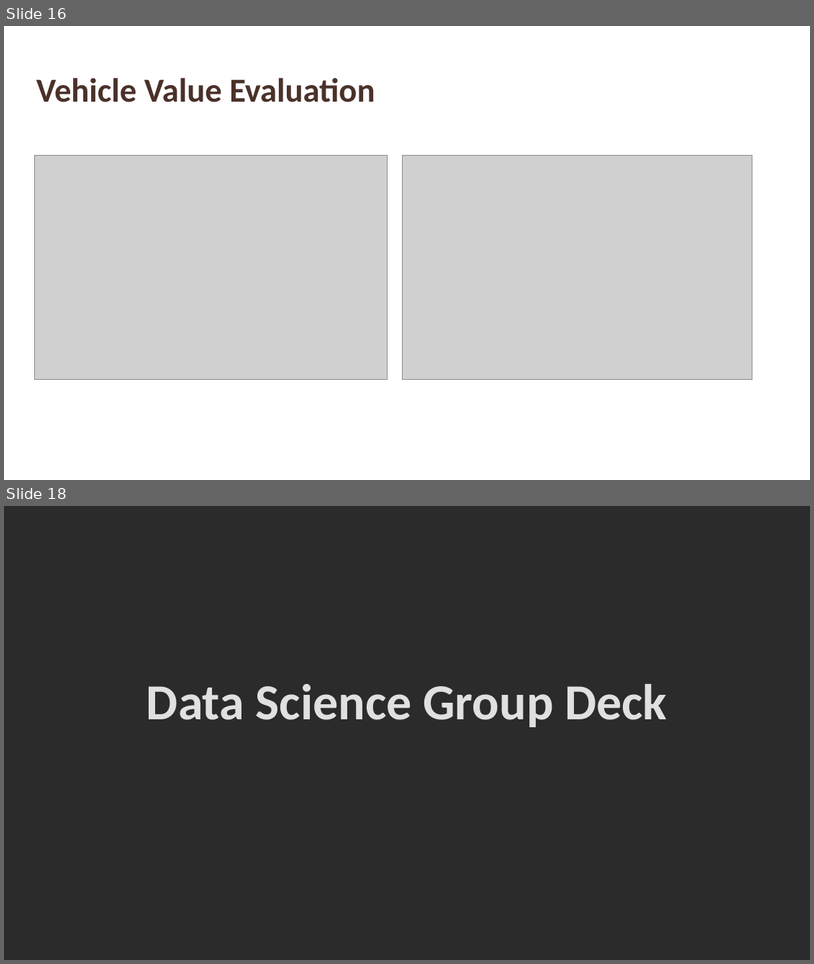
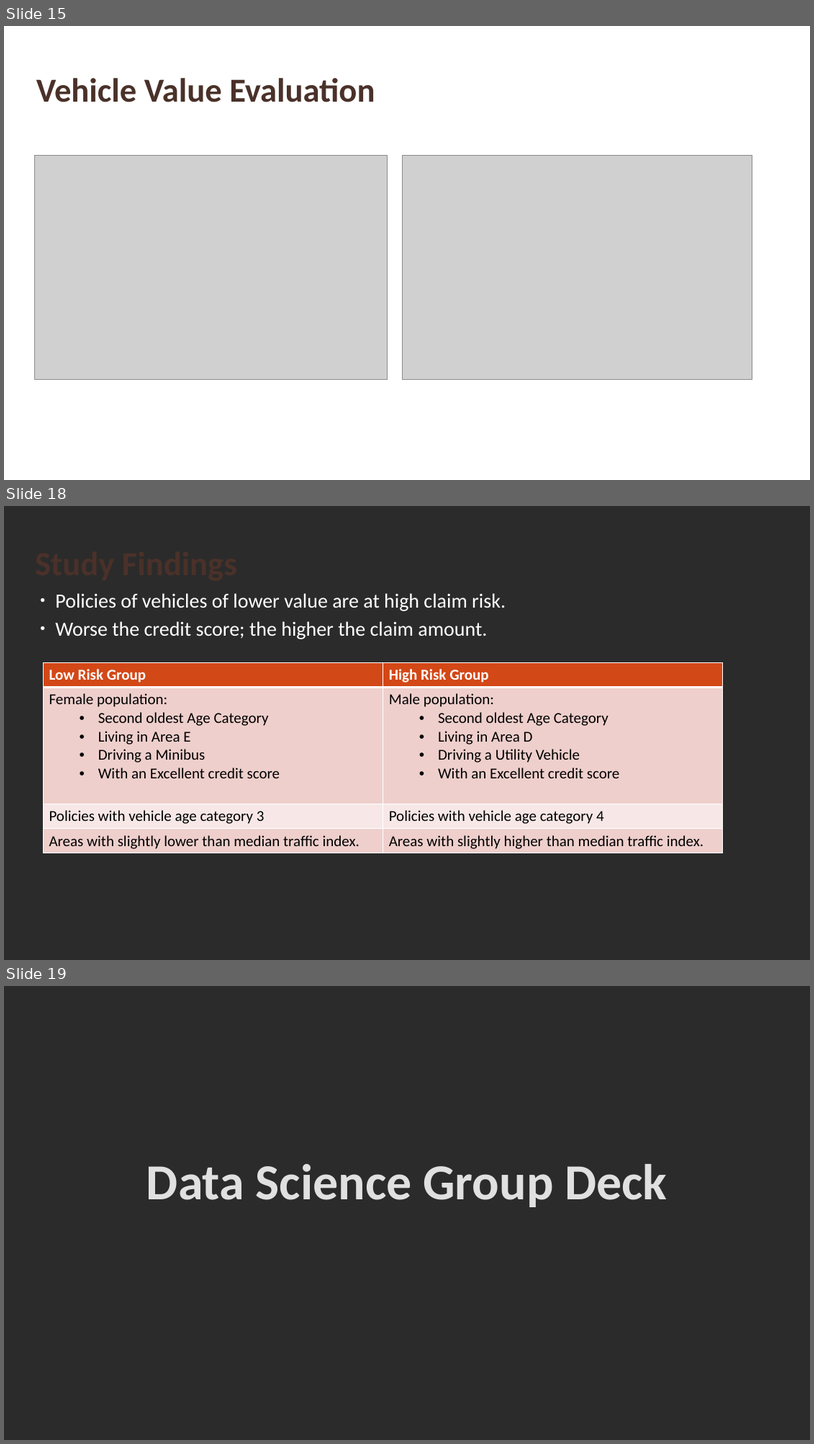
Before and after one commit to suhitasva/Auto_Insurance_Study, a slide deck: Insurance_Case_Study_Results_SVA.pptx. Shown one above the other, each under a label of ours: slides 16 and 18 before the commit, slides 15, 18 and 19 after it; the slides between them are not shown. The pictures are 814x964 and 814x1444 pixels, drawn with LibreOffice and Linux fonts; fonts in the diff are those of the drawing; grey boxes stand for pictures; background and template pictures are left out; a plain dark background stands for a picture behind light text. Boxes give left, top, right and bottom in pixels: in the first picture for what was removed or moved away, otherwise in the second. Text is boxed around its words. In the diff, an @@ line names an element or a change of style, - is before the commit and + after.

Commit message:
Started work on Data Science group Deck

```diff
--- a/Insurance_Case_Study_Results_SVA.pptx
+++ b/Insurance_Case_Study_Results_SVA.pptx
@@ slide 18 added at [4, 506, 810, 960], background picture (left out) @@
@@ title added at [28, 543, 781, 587], 40 pt, text #4A3128, bold @@
+Study Findings
@@ text added at [55, 593, 506, 639], 24 pt, text #FFFFFF @@
+• Policies of vehicles of lower value are at high claim risk.
+• Worse the credit score; the higher the claim amount.
@@ table added at [43, 663, 723, 852], 4 rows, 2 columns @@
+Low Risk Group | High Risk Group
+Female population: / Second oldest Age Category / Living in Area E / Driving a Minibus / With an Excellent credit score | Male population: / Second oldest Age Category / Living in Area D / Driving a Utility Vehicle / With an Excellent credit score
+Policies with vehicle age category 3 | Policies with vehicle age category 4
+Areas with slightly lower than median traffic index. | Areas with slightly higher than median traffic index.
@@ what was slide 16 is now slide 15 @@
@@ what was slide 18 is now slide 19 @@
```
Also in this commit, not shown: 1 slide changed, 14 other slides added, 4 slides removed.
